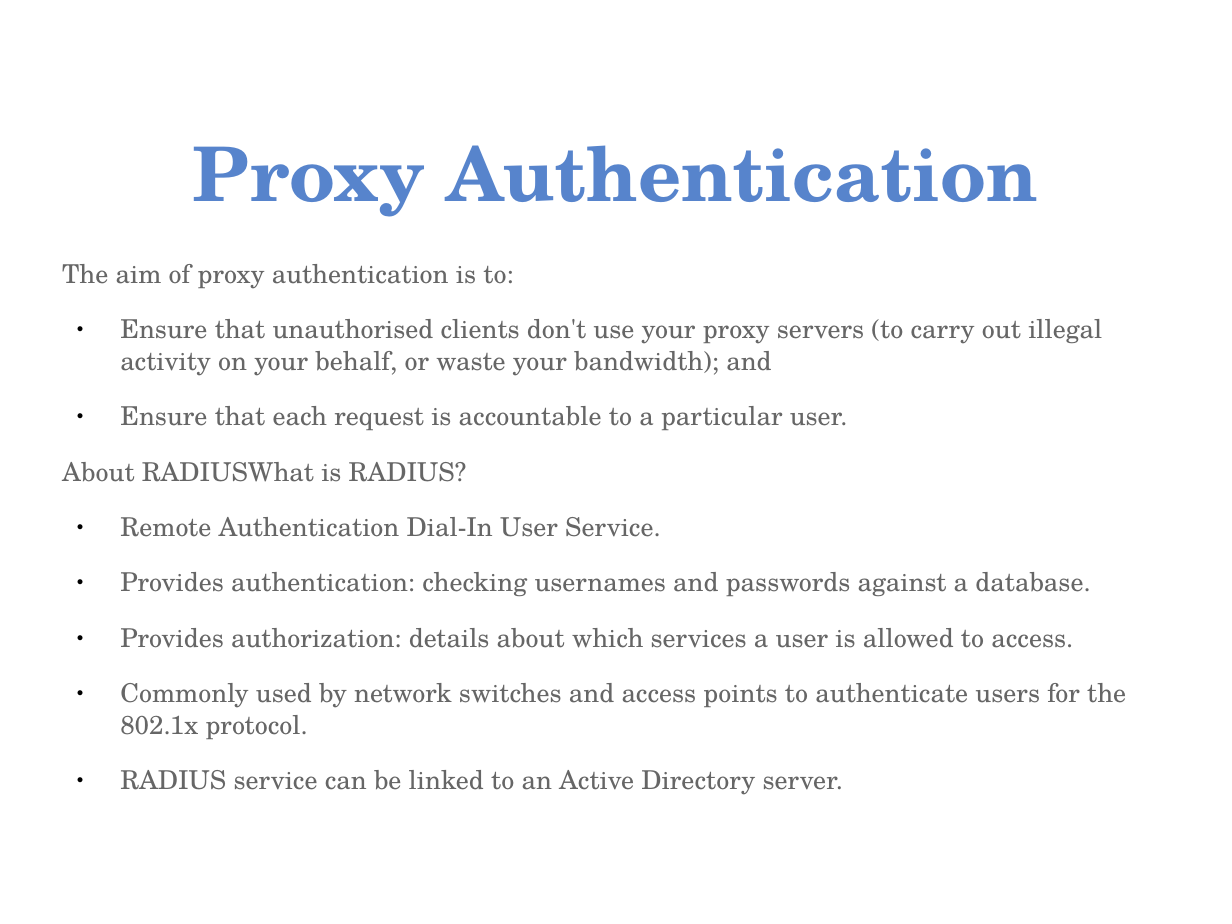
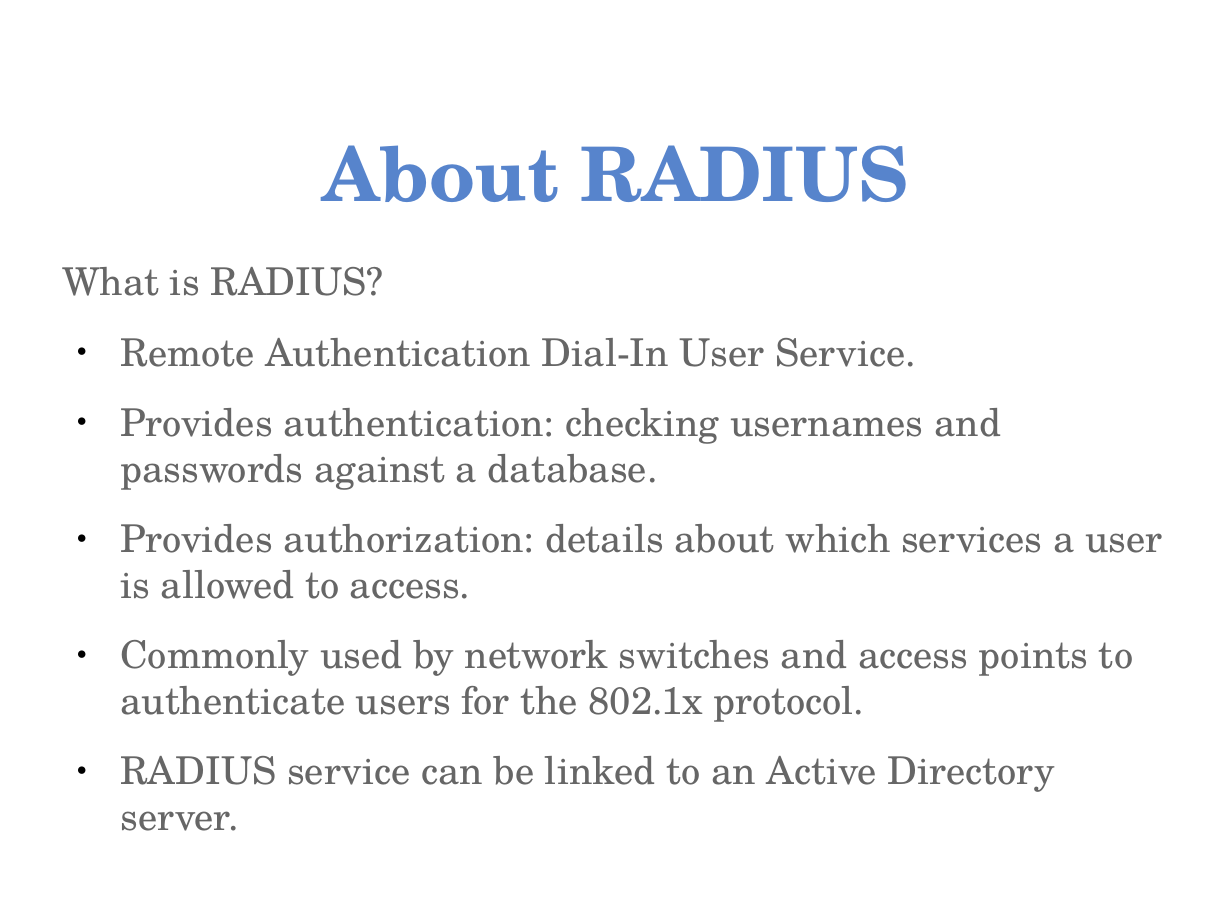
Before and after one commit to aptivate/inaspmaterials, a slide deck: slide 50 of generated/Network_Management/Unit_11_Technical_Measures/Unit_11_Presentation_01_Web_Caching_With_Squid.rst.odp (slide 7 before the commit). Drawn at 1232x924 pixels with LibreOffice and Linux fonts; fonts in the diff are those of the drawing; background and template pictures are left out. Boxes give left, top, right and bottom in pixels: in the first picture for what was removed or moved away, otherwise in the second. Text is boxed around its words. In the diff, an @@ line names an element or a change of style, - is before the commit and + after.

```diff
--- a/generated/Network_Management/Unit_11_Technical_Measures/Unit_11_Presentation_01_Web_Caching_With_Squid.rst.odp
+++ b/generated/Network_Management/Unit_11_Technical_Measures/Unit_11_Presentation_01_Web_Caching_With_Squid.rst.odp
@@ title at [323, 145, 909, 202]: text changed @@
-Proxy Authentication
+About RADIUS
@@ text at [62, 267, 383, 296]: text changed; size 15.2 to 22.4 pt @@
-The aim of proxy authentication is to:
-● Ensure that unauthorised clients don't use your proxy servers (to carry out illegal activity on your behalf, or waste your bandwidth); and
-● Ensure that each request is accountable to a particular user.
-About RADIUSWhat is RADIUS?
+What is RADIUS?
@@ text at [120, 338, 1162, 792]: size 15.2 to 22.4 pt @@
```
Also in this commit, not shown: 7 other slides changed, 54 slides added, 35 other files.
